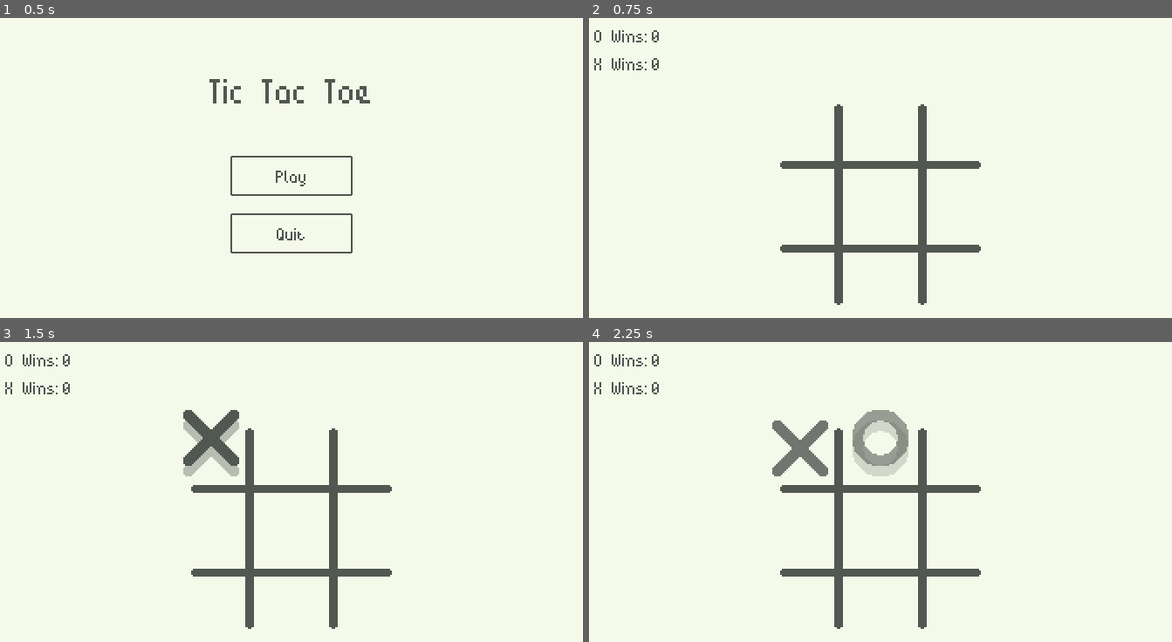
Above: before the commit, frames 1-4 (two rows, left to right).
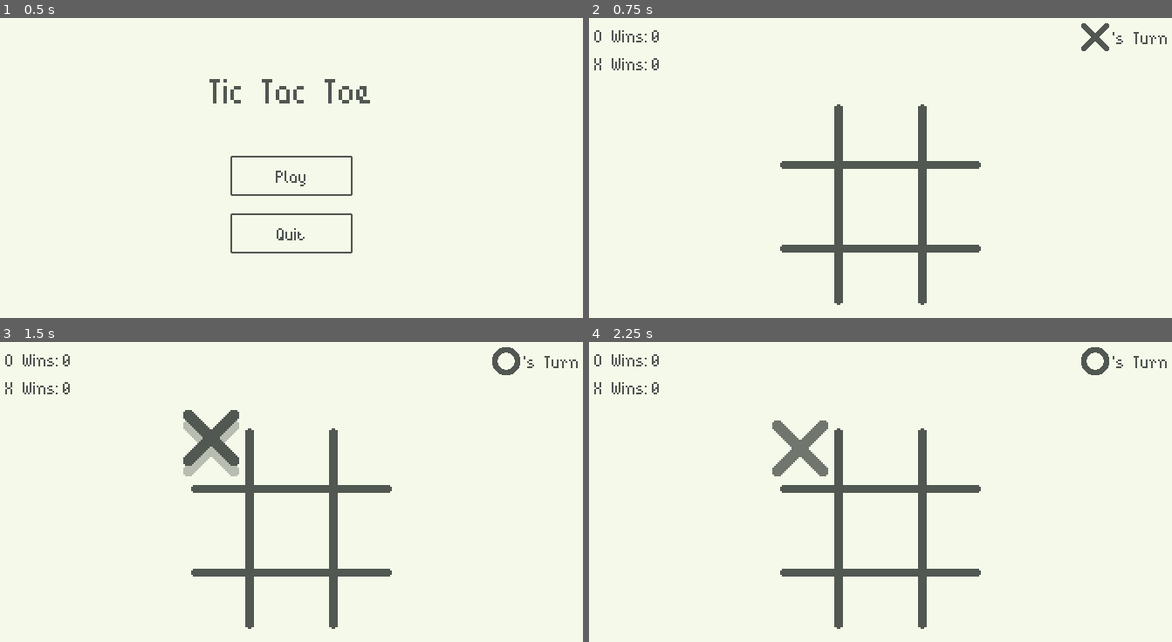
Above: after the commit, the same moments.

Repository: cnnranderson/godot-tic-tac-toe
Game: Godot game, scene res://scenes/main/MainScene.tscn
Two runs of this game, one before a commit and one after it. Both use one fixed random seed, a clock stepped at 60 frames per second and the inputs below. Sound files missing from this copy of the repository are replaced by a short silence.
Inputs (mouse positions are in pixels of both pictures, inside the frame that each line leads up to):
- Up to frame 1 (0.5 s): no input
- Up to frame 2 (0.75 s): click "Play" at 0.5 s
- Up to frame 3 (1.5 s): tap Enter at 1.25 s; move the mouse to (209, 447) at 1.27 s; click (209, 447) at 1.42 s
- Up to frame 4 (2.25 s): tap R (reset_game) at 2 s; move the mouse to (880, 447) at 2.02 s; click (880, 447) at 2.17 s

Frame 1 is identical in both runs. In frame 2, 0.3% of the frame differs, in the area x 84-100%, y 1-12%; in frame 3, 0.3%; in frame 4, 1.8%, in the area x 45-100%, y 1-45%.

Commit message:
Add current player UI

Diff:
--- a/entities/grid/GridTile.gd
+++ b/entities/grid/GridTile.gd
@@ -23,7 +23,7 @@
 
 func set_tile(tile_type):
 	# Short circuit if tile is already taken or grid is locked
-	if tile != "" or !GameState.can_move:
+	if tile != "" or !GameState.can_move or resetting:
 		return
 
 	# We placed a tile; let the world know
--- a/scenes/game/GameScene.gd
+++ b/scenes/game/GameScene.gd
@@ -1,18 +1,27 @@
 extends Node2D
 
+const x_sprite = preload("res://images/x.png")
+const o_sprite = preload("res://images/o.png")
+
 func _ready():
+	$Hud/TurnContainer/Image.texture = x_sprite if GameState.current_player == "x" else o_sprite
 	Events.connect("game_won", self, "_Event_game_won")
 	Events.connect("game_reset", self, "_Event_game_reset")
 	Events.connect("game_draw", self, "_Event_game_draw")
+	Events.connect("tile_placed", self, "_Event_tile_placed")
 
 func _process(_delta):
 	if Input.is_action_just_pressed("reset_game"):
 		Events.emit_signal("game_reset")
 
+func _Event_tile_placed(tile, _coordinate):
+	$Hud/TurnContainer/Image.texture = x_sprite if tile == "o" else o_sprite
+
 func _show_reset_prompt():
 	$Hud/WinCounts/DrawLabel.visible = true
 	$Hud/WinCounts/DrawLabel.modulate.a = 0.0
-	$Hud/Tween.interpolate_property($Hud/WinCounts/DrawLabel, "modulate:a", 0, 1.0, 2, Tween.TRANS_LINEAR, Tween.EASE_IN, 0.5)
+	$Hud/Tween.interpolate_property($Hud/WinCounts/DrawLabel, "modulate:a", 0, 1.0, 1, Tween.TRANS_LINEAR, Tween.EASE_IN, 0.5)
+	$Hud/Tween.interpolate_property($Hud/TurnContainer, "modulate:a", 1.0, 0, .2, Tween.TRANS_LINEAR, Tween.EASE_IN)
 	$Hud/Tween.start()
 
 func _Event_game_reset():
@@ -20,6 +29,8 @@
 	$Hud/WinnerLabel.visible = false
 	$Hud/WinCounts/DrawLabel.visible = false
 	$Hud/WinCounts/DrawLabel.modulate.a = 0.0
+	$Hud/Tween.interpolate_property($Hud/TurnContainer, "modulate:a", 0, 1.0, .2, Tween.TRANS_LINEAR, Tween.EASE_IN, 0.5)
+	$Hud/Tween.start()
 
 func _Event_game_won(winner):
 	_show_reset_prompt()
--- a/scenes/game/GameScene.tscn
+++ b/scenes/game/GameScene.tscn
@@ -1,9 +1,10 @@
-[gd_scene load_steps=7 format=2]
+[gd_scene load_steps=9 format=2]
 
 [ext_resource path="res://entities/grid/GameGrid.tscn" type="PackedScene" id=1]
 [ext_resource path="res://scenes/game/GameScene.gd" type="Script" id=2]
 [ext_resource path="res://fonts/BitPotionExt.ttf" type="DynamicFontData" id=3]
 [ext_resource path="res://ui/base_theme.tres" type="Theme" id=4]
+[ext_resource path="res://images/o.png" type="Texture" id=5]
 
 [sub_resource type="DynamicFont" id=1]
 size = 64
@@ -13,6 +14,10 @@
 [sub_resource type="DynamicFont" id=2]
 size = 48
 outline_color = Color( 0.317647, 0.341176, 0.317647, 1 )
+font_data = ExtResource( 3 )
+
+[sub_resource type="DynamicFont" id=3]
+size = 32
 font_data = ExtResource( 3 )
 
 [node name="Game" type="Node2D"]
@@ -34,6 +39,8 @@
 scale = Vector2( 2, 2 )
 
 [node name="Hud" type="CanvasLayer" parent="."]
+
+[node name="Tween" type="Tween" parent="Hud"]
 
 [node name="WinLabel" type="Label" parent="Hud"]
 visible = false
@@ -131,7 +138,31 @@
 "_edit_use_anchors_": false
 }
 
-[node name="Tween" type="Tween" parent="Hud"]
+[node name="TurnContainer" type="HBoxContainer" parent="Hud"]
+anchor_left = 1.0
+anchor_right = 1.0
+margin_left = -160.0
+margin_top = 32.0
+margin_bottom = 32.0
+alignment = 1
+__meta__ = {
+"_edit_use_anchors_": false
+}
+
+[node name="Image" type="TextureRect" parent="Hud/TurnContainer"]
+margin_left = 30.0
+margin_right = 62.0
+margin_bottom = 32.0
+texture = ExtResource( 5 )
+
+[node name="TurnLabel" type="Label" parent="Hud/TurnContainer"]
+margin_left = 66.0
+margin_top = 2.0
+margin_right = 130.0
+margin_bottom = 30.0
+custom_fonts/font = SubResource( 3 )
+custom_colors/font_color = Color( 0.317647, 0.341176, 0.317647, 1 )
+text = "'s Turn"
 
 [node name="Timers" type="CanvasLayer" parent="."]
 
